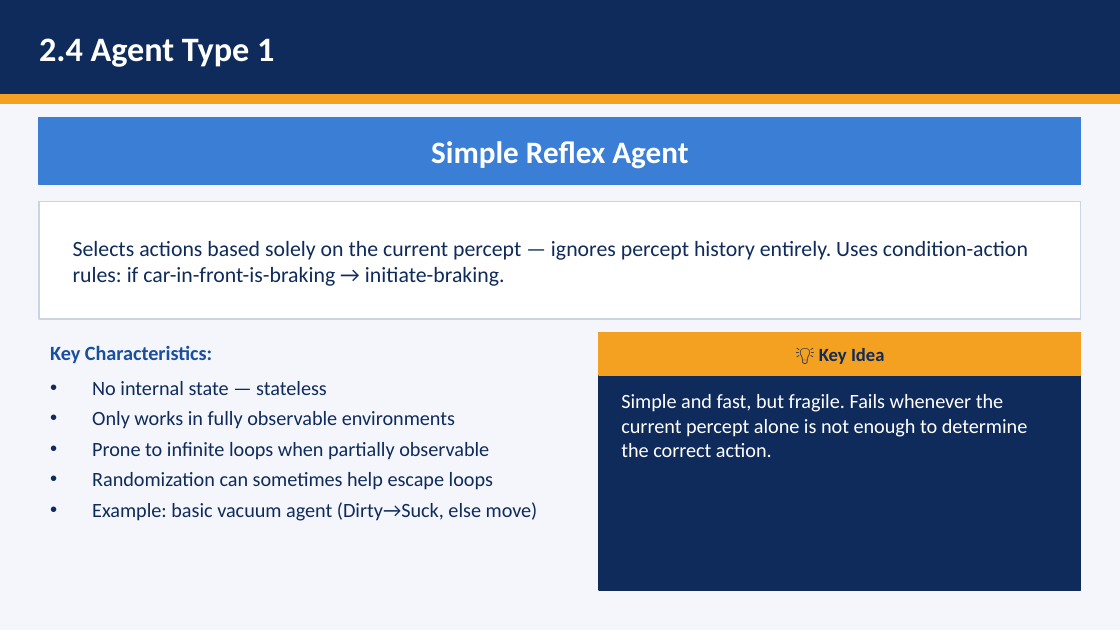
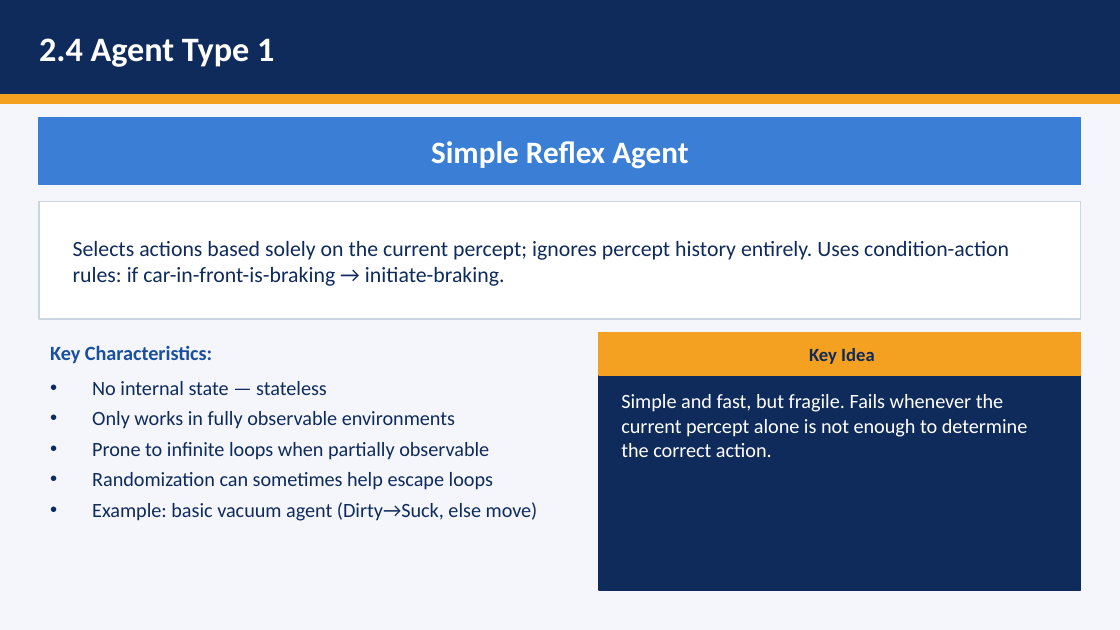
Before and after one commit to DrNatas/Comp_469, a slide deck: slide 25 of Fall 2026/L01 - Introduction and Intelligent Agents/COMP469_Ch1_Ch2_Full_Lecture.pptx. Drawn at 1120x630 pixels with LibreOffice and Linux fonts; fonts in the diff are those of the drawing. Boxes give left, top, right and bottom in pixels: in the first picture for what was removed or moved away, otherwise in the second. Text is boxed around its words. In the diff, an @@ line names an element or a change of style, - is before the commit and + after.

```diff
--- a/Fall 2026/L01 - Introduction and Intelligent Agents/COMP469_Ch1_Ch2_Full_Lecture.pptx
+++ b/Fall 2026/L01 - Introduction and Intelligent Agents/COMP469_Ch1_Ch2_Full_Lecture.pptx
@@ text at bbox=[73, 241, 1009, 286]: text changed @@
-Selects actions based solely on the current percept — ignores percept history entirely. Uses condition-action rules: if car-in-front-is-braking → initiate-braking.
+Selects actions based solely on the current percept; ignores percept history entirely. Uses condition-action rules: if car-in-front-is-braking → initiate-braking.
@@ text at bbox=[809, 348, 875, 364]: text changed @@
-💡 Key Idea
+Key Idea
```
Also in this commit, not shown: 10 other slides changed, 1 slide added, 1 slide removed, 17 other files.
